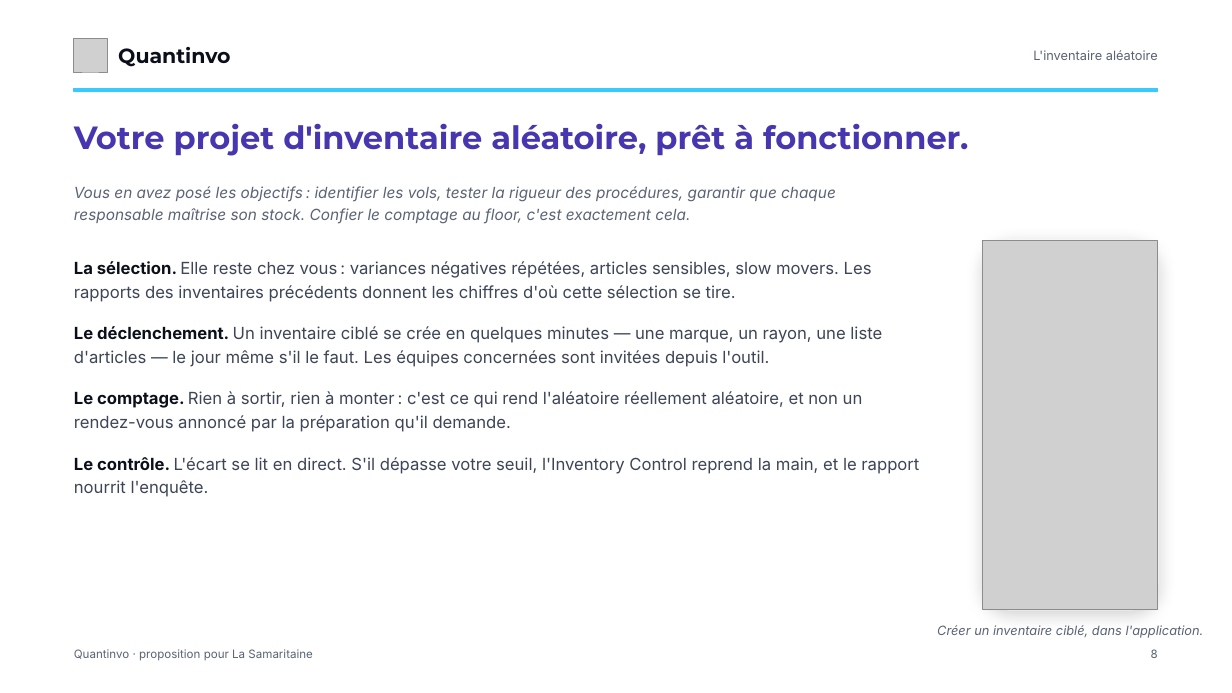
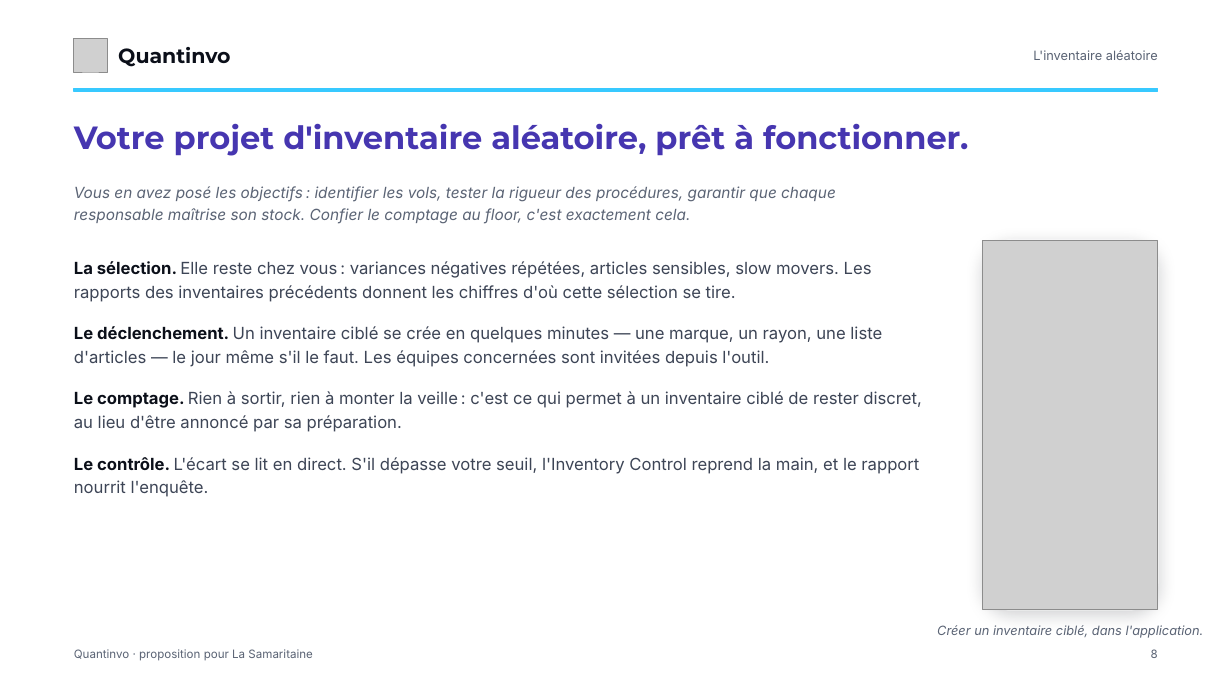
Before and after one commit to devkaylab/Inventaire, a slide deck: slide 8 of docs/entreprise/deck/Quantinvo-Samaritaine-marque.pptx. Drawn at 1232x693 pixels with LibreOffice and Linux fonts; fonts in the diff are those of the drawing; grey boxes stand for pictures. Boxes give left, top, right and bottom in pixels: in the first picture for what was removed or moved away, otherwise in the second. Text is boxed around its words. In the diff, an @@ line names an element or a change of style, - is before the commit and + after.

```diff
--- a/docs/entreprise/deck/Quantinvo-Samaritaine-marque.pptx
+++ b/docs/entreprise/deck/Quantinvo-Samaritaine-marque.pptx
@@ text at [74, 391, 921, 432]: text changed @@
-Le comptage. Rien à sortir, rien à monter : c'est ce qui rend l'aléatoire réellement aléatoire, et non un rendez-vous annoncé par la préparation qu'il demande.
+Le comptage. Rien à sortir, rien à monter la veille : c'est ce qui permet à un inventaire ciblé de rester discret, au lieu d'être annoncé par sa préparation.
```
Also in this commit, not shown: 4 other slides changed, 1 slide added, 1 slide removed, 3 other files.
